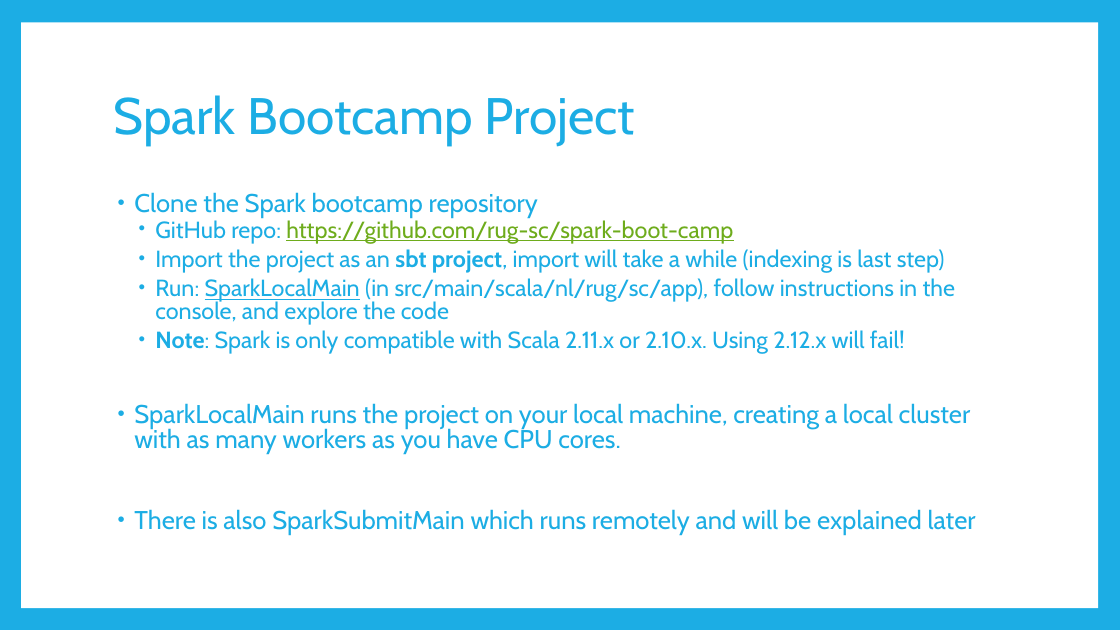
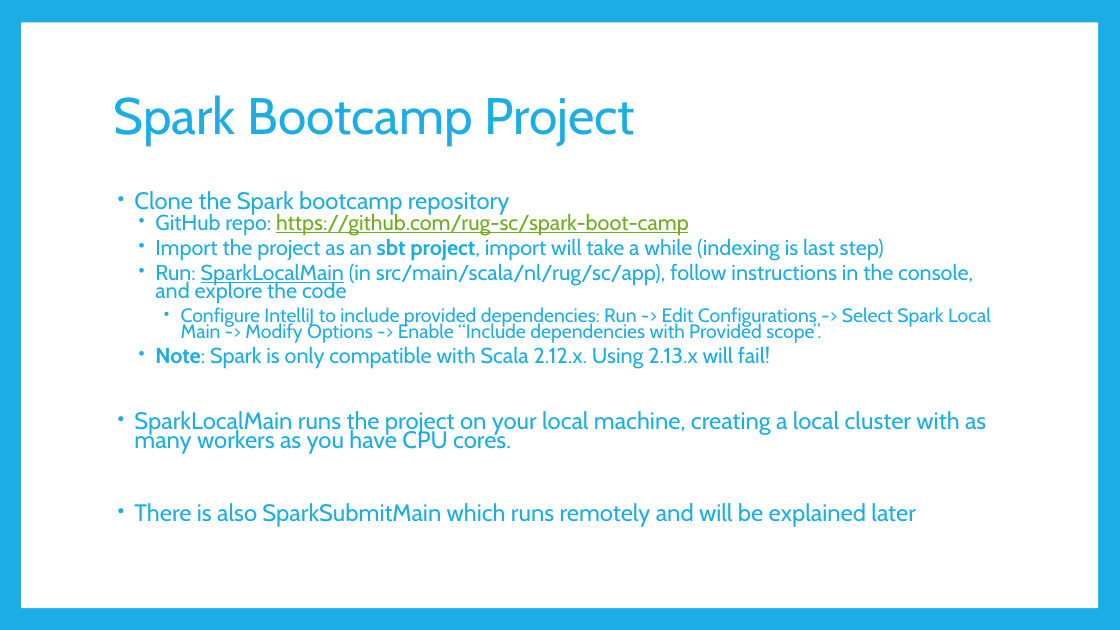
Before and after one commit to rug-sc/spark-boot-camp, a slide deck: slide 8 of slides/Apache Spark Bootcamp.pptx. Drawn at 1120x630 pixels with LibreOffice and Linux fonts; fonts in the diff are those of the drawing. Boxes give left, top, right and bottom in pixels: in the first picture for what was removed or moved away, otherwise in the second. Text is boxed around its words. In the diff, an @@ line names an element or a change of style, - is before the commit and + after.

```diff
--- a/slides/Apache Spark Bootcamp.pptx
+++ b/slides/Apache Spark Bootcamp.pptx
@@ text at [134, 191, 986, 527]: size 22 to 20.4 pt in "Clone the Spark bootcamp repository", "SparkLocalMain runs the project on your local ...", "There is also SparkSubmitMain which runs remotely ..."; size 20 to 18.5 pt in "GitHub repo: https://github.com/rug-sc/spark-boot-camp", "Import the project as an sbt project, ...", "Run: SparkLocalMain (in src/main/scala/nl/rug/sc/app), follo ..."; line spacing 0.8 to 0.7 @@
@@ text at [155, 307, 991, 368]: text changed; size 20 to 16.6 pt @@
-  • Note: Spark is only compatible with Scala 2.11.x or 2.10.x. Using 2.12.x will fail!
+    • Configure IntelliJ to include provided dependencies: Run -> Edit Configurations -> Select Spark Local Main -> Modify Options -> Enable “Include dependencies with Provided scope”.
+  • Note: Spark is only compatible with Scala 2.12.x. Using 2.13.x will fail!
```
Also in this commit, not shown: 10 other slides changed, 1 other file.
